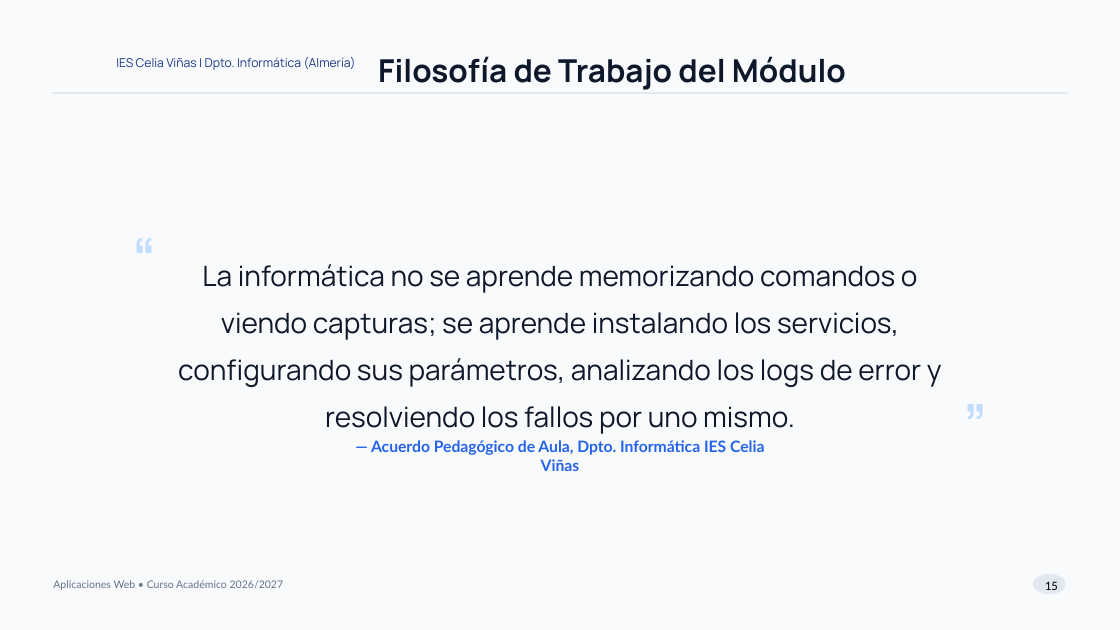
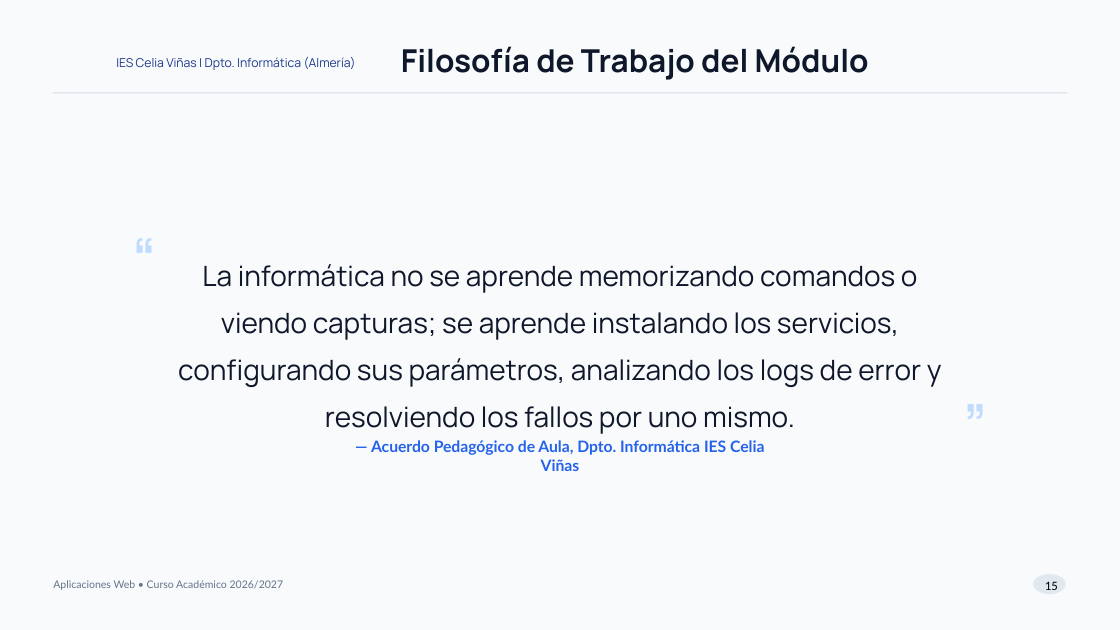
Before and after one commit to juansimonsanchez/html, a slide deck: slide 15 of apl/APL_Presentacion_26_27.pptx. Drawn at 1120x630 pixels with LibreOffice and Linux fonts; fonts in the diff are those of the drawing; background and template pictures are left out. Boxes give left, top, right and bottom in pixels: in the first picture for what was removed or moved away, otherwise in the second. Text is boxed around its words. In the diff, an @@ line names an element or a change of style, - is before the commit and + after.

```diff
--- a/apl/APL_Presentacion_26_27.pptx
+++ b/apl/APL_Presentacion_26_27.pptx
@@ text "Filosofía de Trabajo del Módulo": place and size @@
-text "Filosofía de Trabajo del Módulo" at (378,56,846,90)
+text "Filosofía de Trabajo del Módulo" at (401,46,869,80)
```
Also in this commit, not shown: 14 other slides changed, 6 other files.
